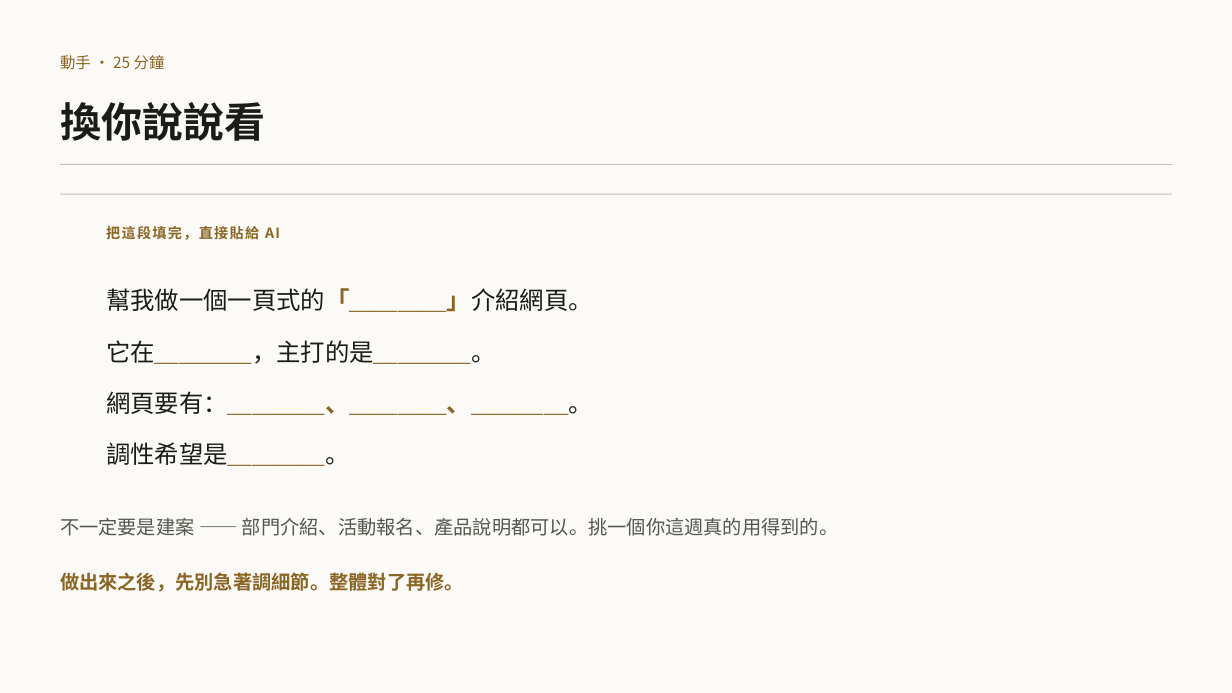
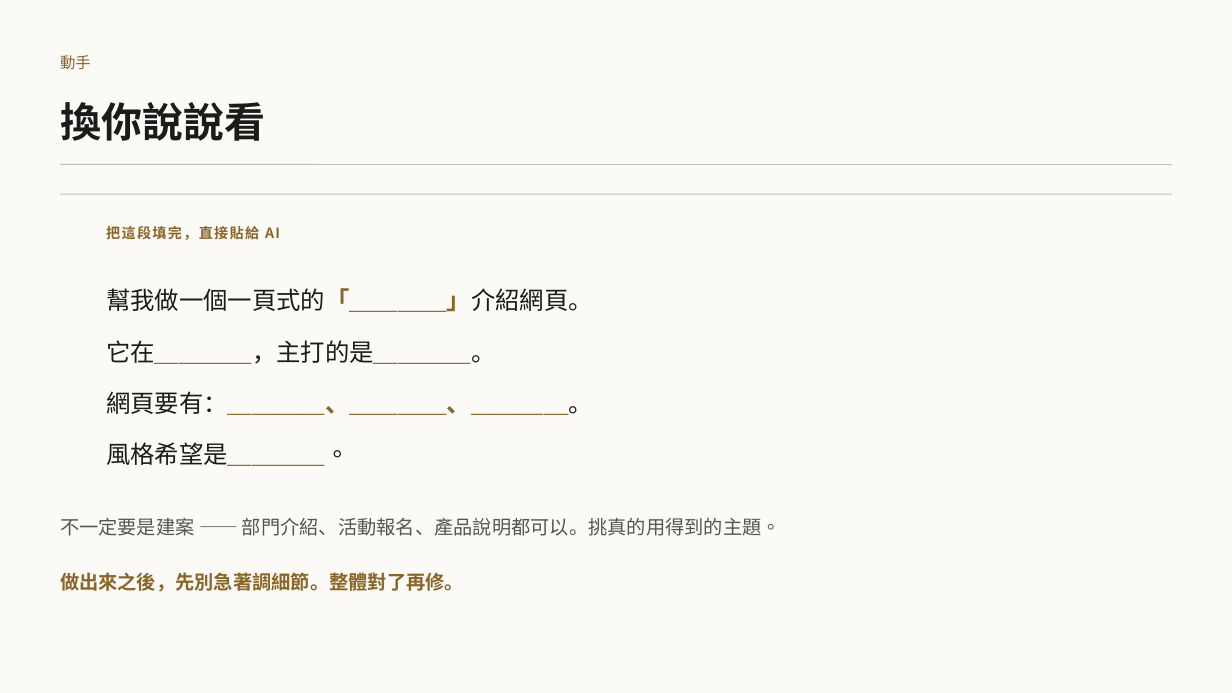
Before and after one commit to b39070566/architectureAiClass, a slide deck: slide 10 of slides/vibe-coding-workshop.pptx. Drawn at 1232x693 pixels with LibreOffice and Linux fonts; fonts in the diff are those of the drawing. Boxes give left, top, right and bottom in pixels: in the first picture for what was removed or moved away, otherwise in the second. Text is boxed around its words. In the diff, an @@ line names an element or a change of style, - is before the commit and + after.

```diff
--- a/slides/vibe-coding-workshop.pptx
+++ b/slides/vibe-coding-workshop.pptx
@@ text at [60,55,91,69]: text changed @@
-動手 · 25 分鐘
+動手
@@ text at [106,442,349,466]: text changed @@
-調性希望是＿＿＿＿。
+風格希望是＿＿＿＿。
@@ text at [60,518,781,536]: text changed @@
-不一定要是建案 —— 部門介紹、活動報名、產品說明都可以。挑一個你這週真的用得到的。
+不一定要是建案 —— 部門介紹、活動報名、產品說明都可以。挑真的用得到的主題。
```
Also in this commit, not shown: 17 other slides changed, 3 slides added, 2 slides removed, 6 other files.
